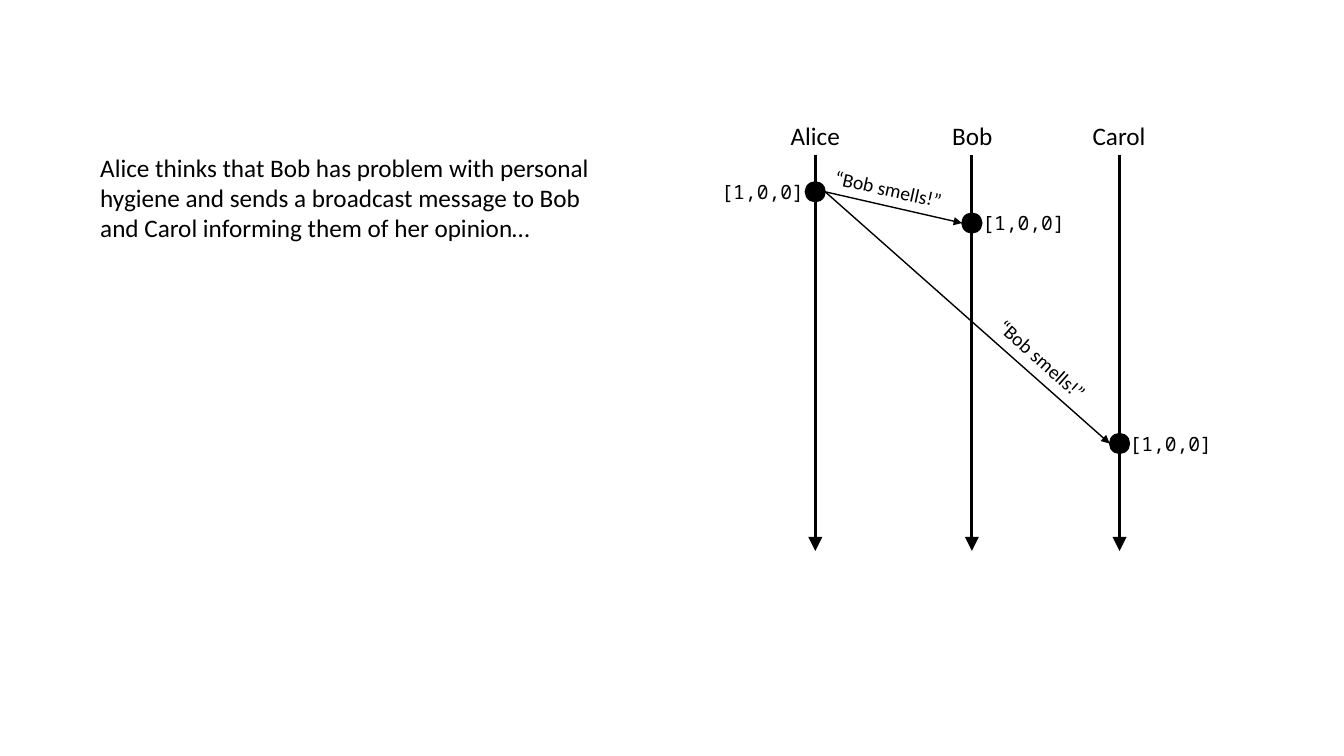
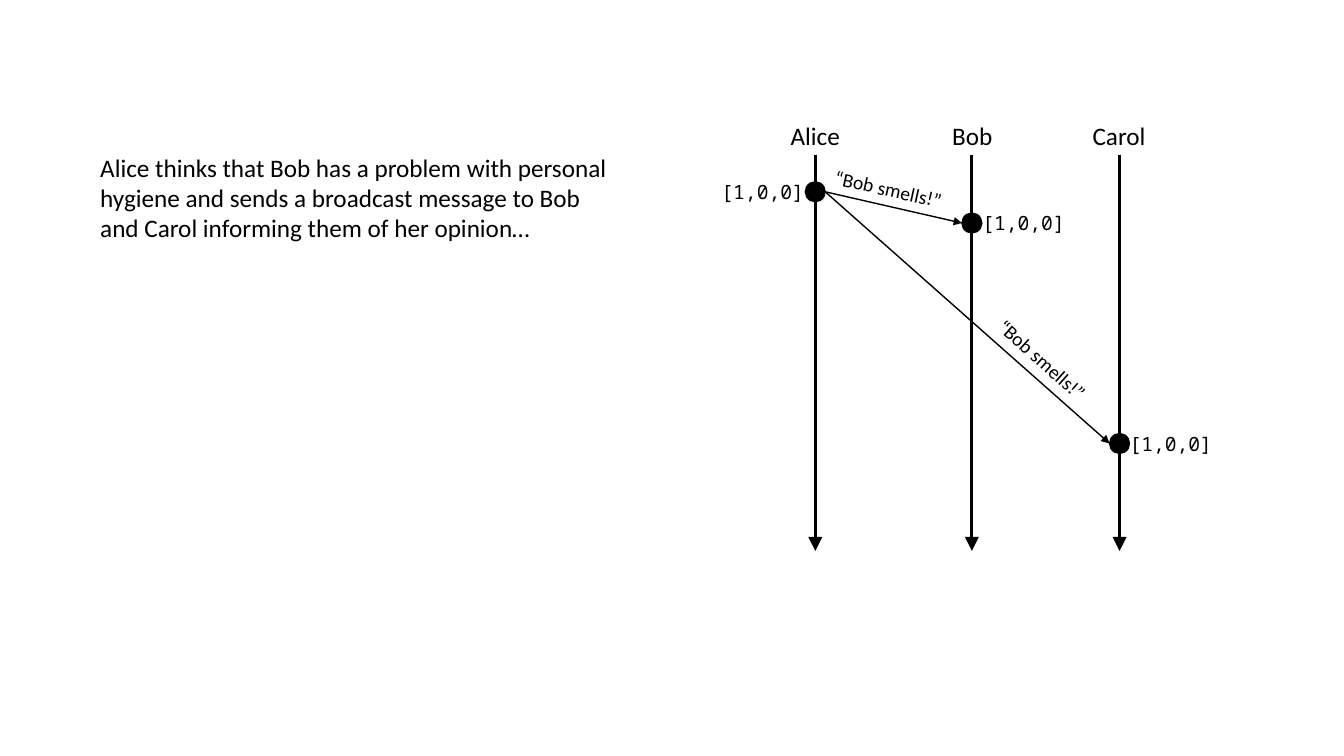
Before and after one commit to ChrisWhealy/DistributedSystemNotes, a slide deck: slide 59 of img/Diagrams.pptx. Drawn at 1344x756 pixels with LibreOffice and Linux fonts; fonts in the diff are those of the drawing. Boxes give left, top, right and bottom in pixels: in the first picture for what was removed or moved away, otherwise in the second. Text is boxed around its words. In the diff, an @@ line names an element or a change of style, - is before the commit and + after.

Commit message:
Add lecture 7

```diff
--- a/img/Diagrams.pptx
+++ b/img/Diagrams.pptx
@@ text at (x1=100, y1=159, x2=606, y2=242): text changed @@
-Alice thinks that Bob has problem with personal hygiene and sends a broadcast message to Bob and Carol informing them of her opinion…
+Alice thinks that Bob has a problem with personal hygiene and sends a broadcast message to Bob and Carol informing them of her opinion…
```
Also in this commit, not shown: 2 other slides changed, 6 slides added, 1 slide removed, 20 other files.
